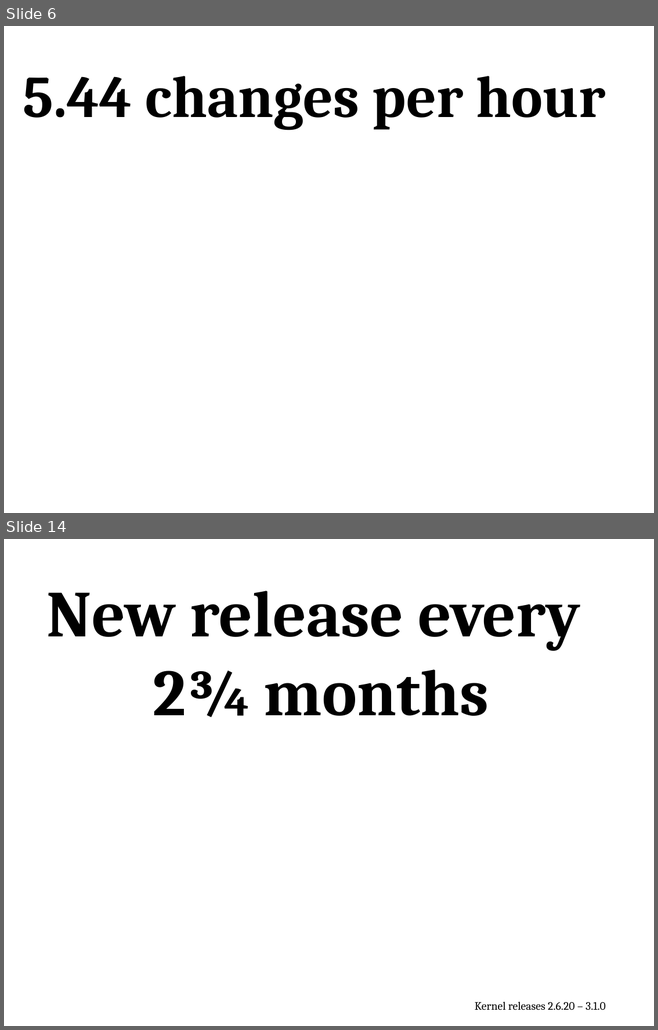
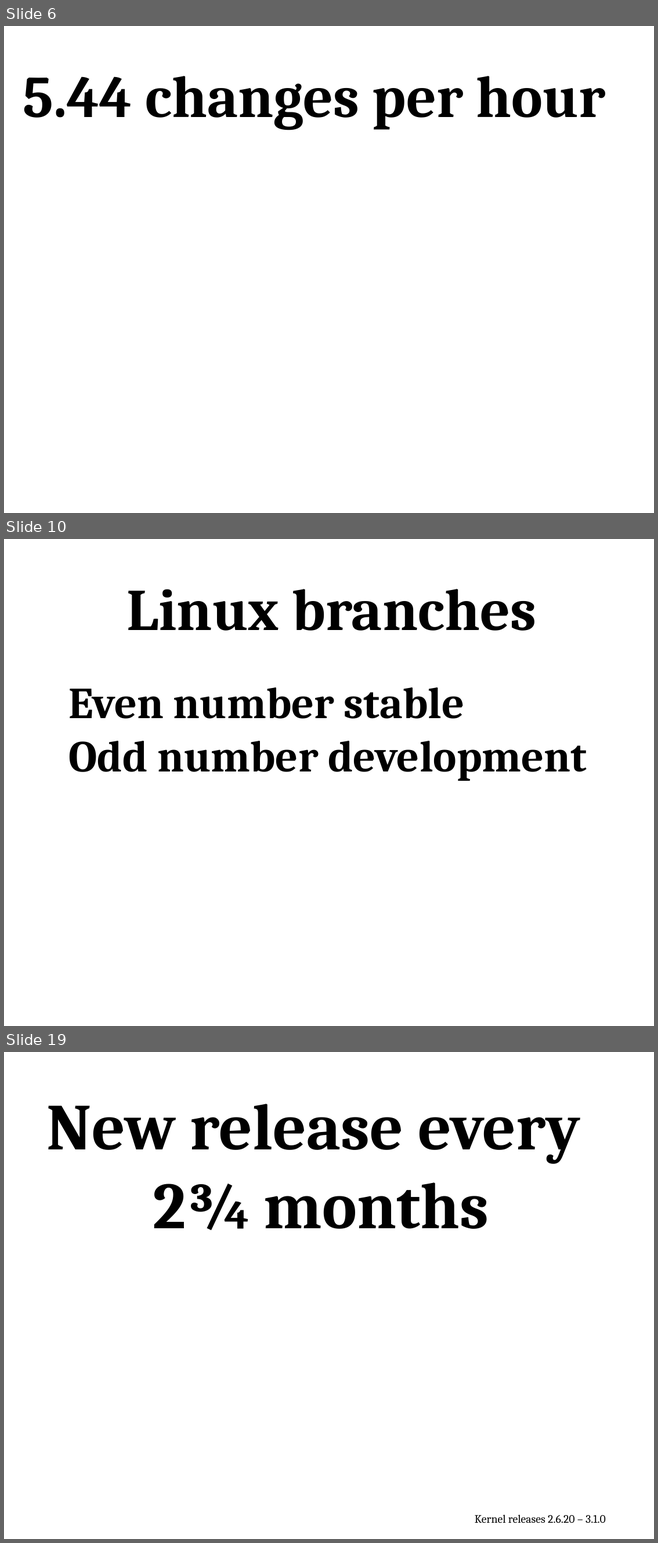
Before and after one commit to gregkh/kernel-development, a slide deck: kernel-development.odp. Shown one above the other, each under a label of ours: slides 6 and 14 before the commit, slides 6, 10 and 19 after it; the slides between them are not shown. The pictures are 658x1030 and 658x1543 pixels, drawn with LibreOffice and Linux fonts; fonts in the diff are those of the drawing; background and template pictures are left out. Boxes give left, top, right and bottom in pixels: in the first picture for what was removed or moved away, otherwise in the second. Text is boxed around its words. In the diff, an @@ line names an element or a change of style, - is before the commit and + after.

```diff
--- a/kernel-development.odp
+++ b/kernel-development.odp
@@ slide 10 added at (4,539,654,1026), background #FFFFFF @@
@@ text added at (127,589,536,631), 72 pt, text #000000, bold @@
+Linux branches
@@ text added at (69,687,586,781), 54 pt, text #000000, bold @@
+Even number stable
+Odd number development
@@ what was slide 14 is now slide 19 @@
```
Also in this commit, not shown: 3 slides changed, 14 other slides added, 4 slides removed, 1 other file.
